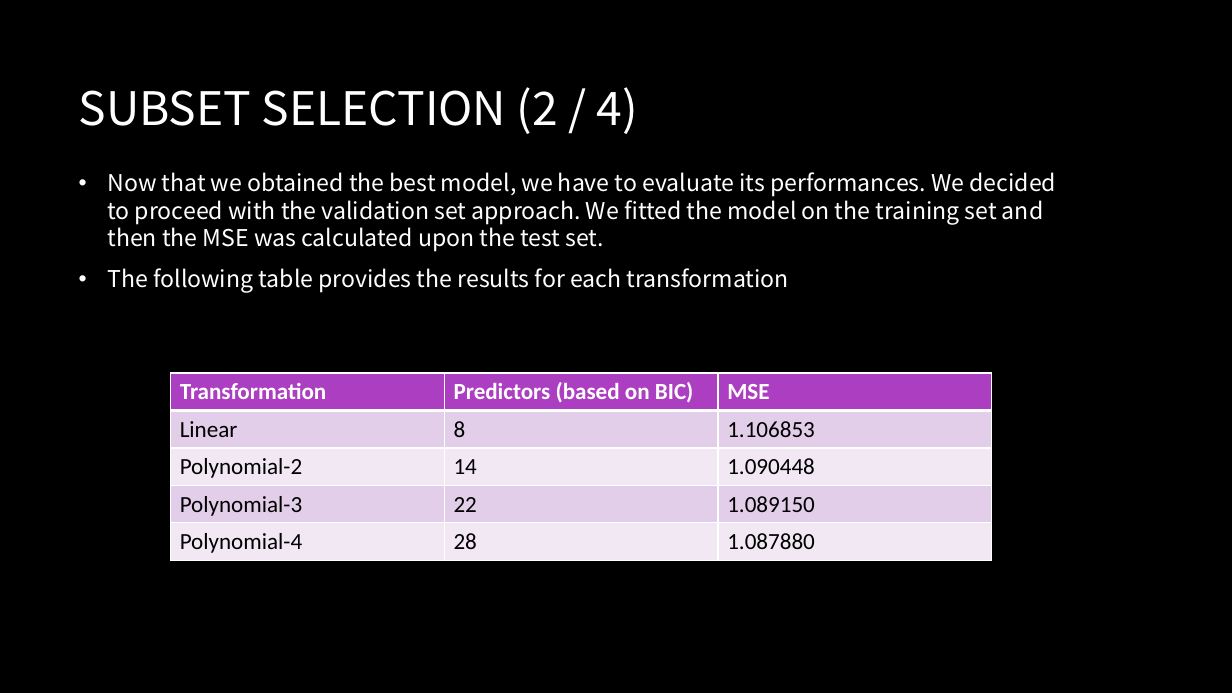
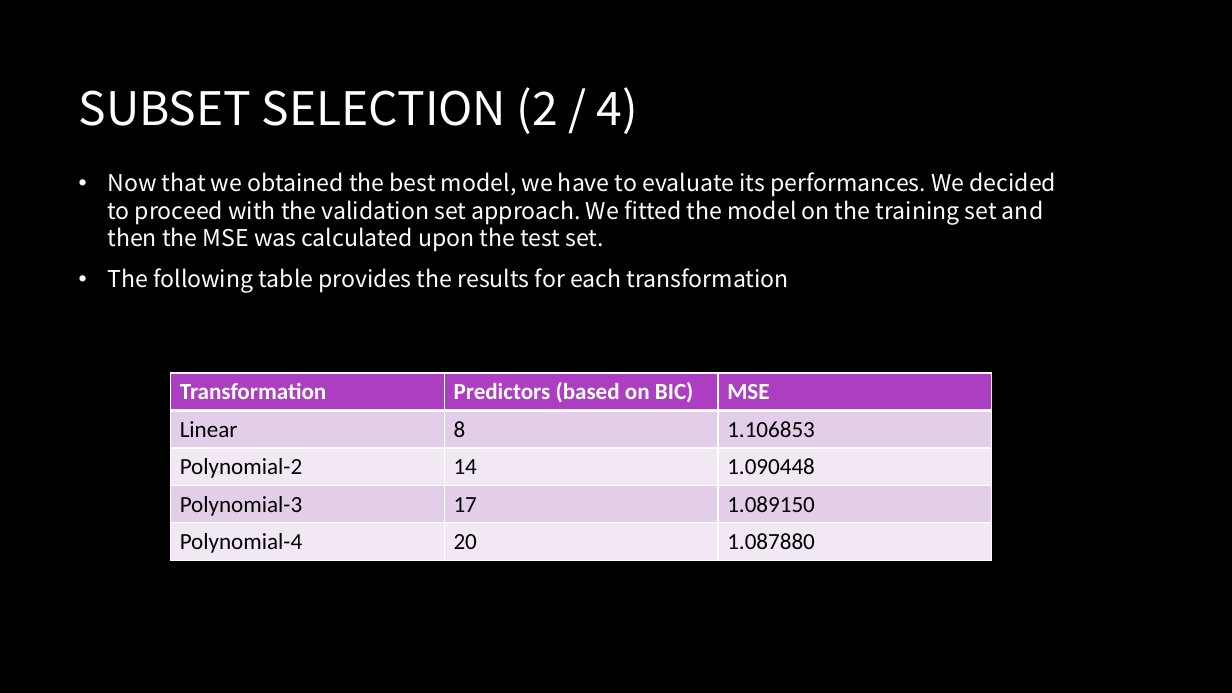
Before and after one commit to michelegargiulo/UNISA2020_StatisticalDataAnalysis, a slide deck: slide 14 of ProjectPresentation.pptx. Drawn at 1232x693 pixels with LibreOffice and Linux fonts; fonts in the diff are those of the drawing; background and template pictures are left out. Boxes give left, top, right and bottom in pixels: in the first picture for what was removed or moved away, otherwise in the second. Text is boxed around its words. In the diff, an @@ line names an element or a change of style, - is before the commit and + after.

```diff
--- a/ProjectPresentation.pptx
+++ b/ProjectPresentation.pptx
@@ table at box(171, 373, 992, 561) @@
-row 4, column 2: 22
+row 4, column 2: 17
-row 5, column 2: 28
+row 5, column 2: 20
```
Also in this commit, not shown: 6 other slides changed.
